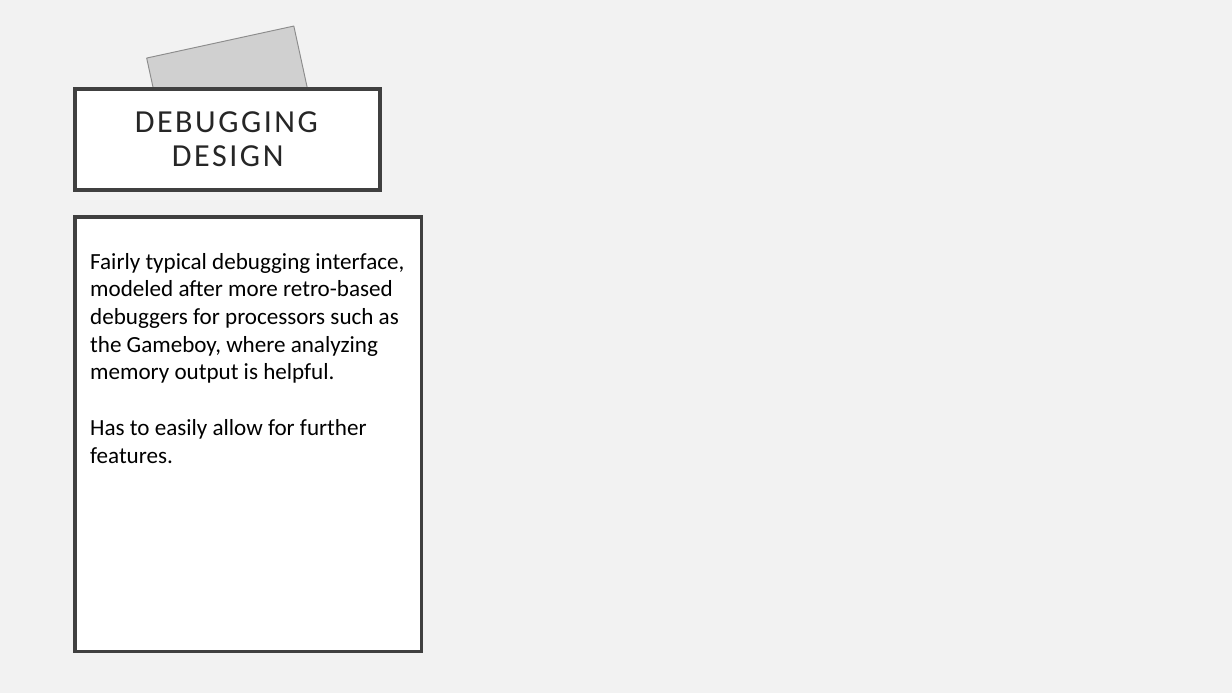
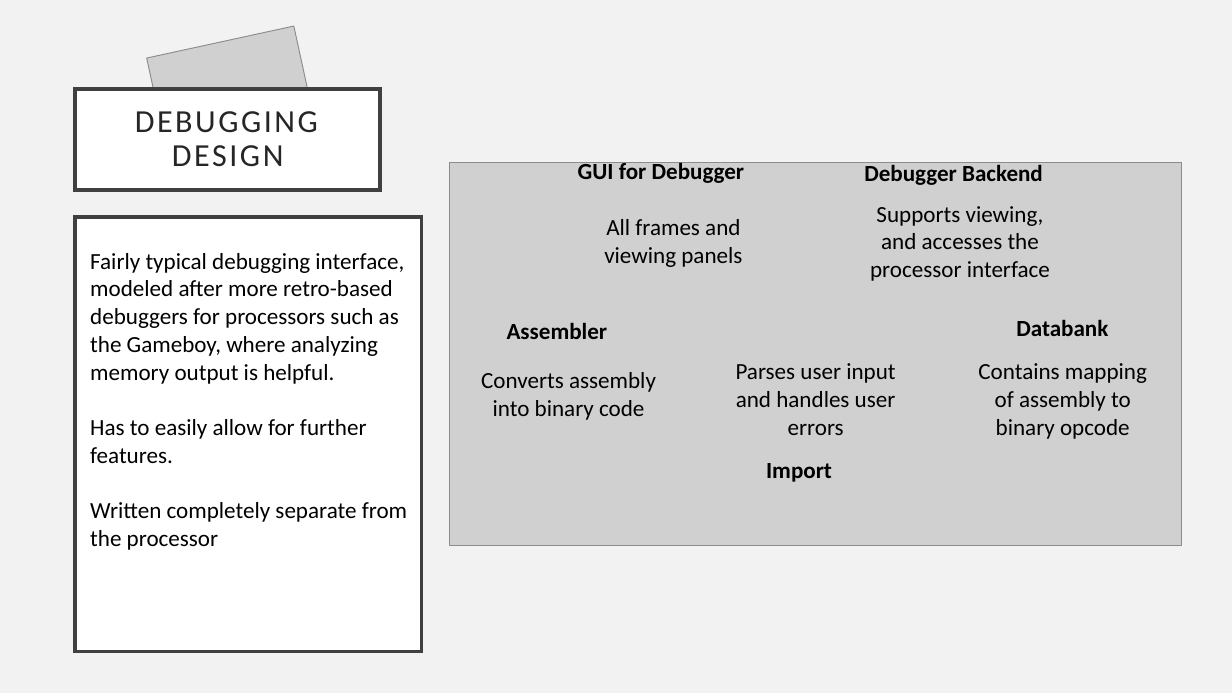
Before and after one commit to unoCamel/6502-Debugger, a slide deck: slide 5 of Documentation/Presentation/6502 Debugger.pptx. Drawn at 1232x693 pixels with LibreOffice and Linux fonts; fonts in the diff are those of the drawing; grey boxes stand for pictures. Boxes give left, top, right and bottom in pixels: in the first picture for what was removed or moved away, otherwise in the second. Text is boxed around its words. In the diff, an @@ line names an element or a change of style, - is before the commit and + after.

```diff
--- a/Documentation/Presentation/6502 Debugger.pptx
+++ b/Documentation/Presentation/6502 Debugger.pptx
@@ picture added at [449,163,1182,546] @@
@@ text added at [578,162,745,183], 18 pt, text #000000, bold @@
+GUI for Debugger
@@ text added at [864,162,1043,185], 18 pt, text #000000, bold @@
+Debugger Backend
@@ text added at [870,206,1050,281], 18 pt, text #000000 @@
+Supports viewing, and accesses the processor interface
@@ text added at [604,219,742,267], 18 pt, text #000000 @@
+All frames and viewing panels
@@ text added at [507,322,608,339], 18 pt, text #000000, bold @@
+Assembler
@@ text added at [1016,319,1108,336], 18 pt, text #000000, bold @@
+Databank
@@ text added at [481,372,656,420], 18 pt, text #000000 @@
+Converts assembly into binary code
@@ text added at [736,363,896,435], 18 pt, text #000000 @@
+Parses user input and handles user errors
@@ text added at [978,363,1147,439], 18 pt, text #000000 @@
+Contains mapping of assembly to binary opcode
@@ text added at [766,463,832,482], 18 pt, text #000000, bold @@
+Import
@@ text at [90,502,407,550]: paragraph added @@
+Written completely separate from the processor
```
Also in this commit, not shown: 1 slide added, 3 other files.
